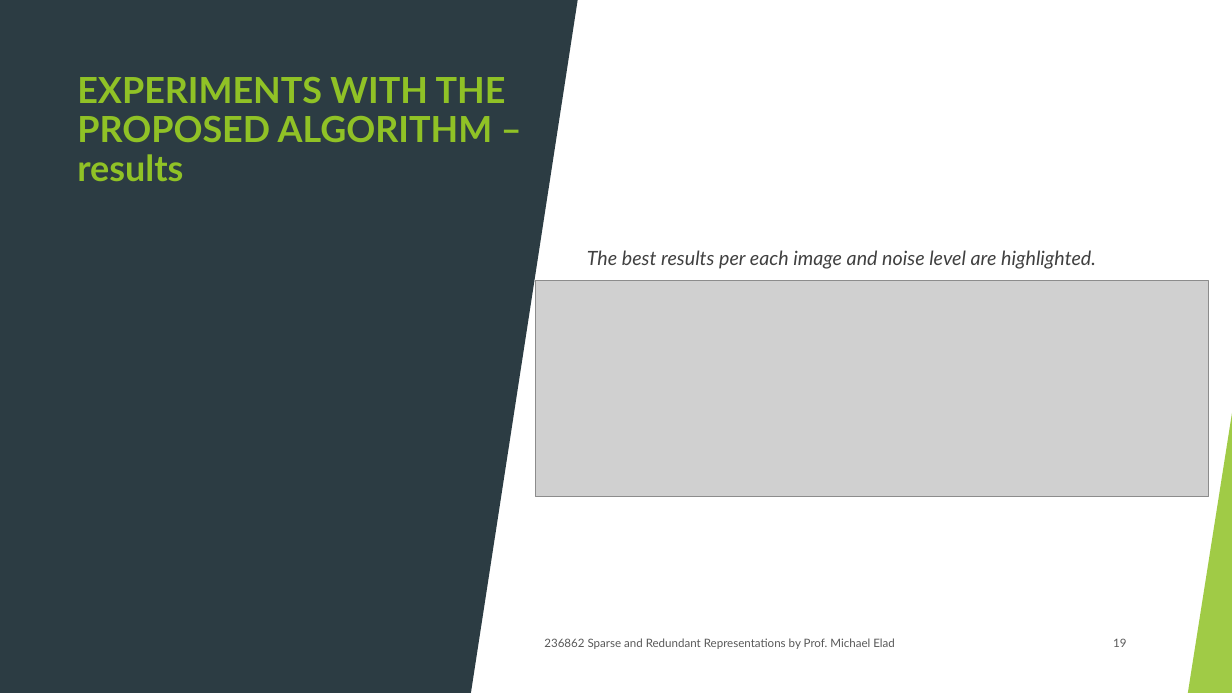
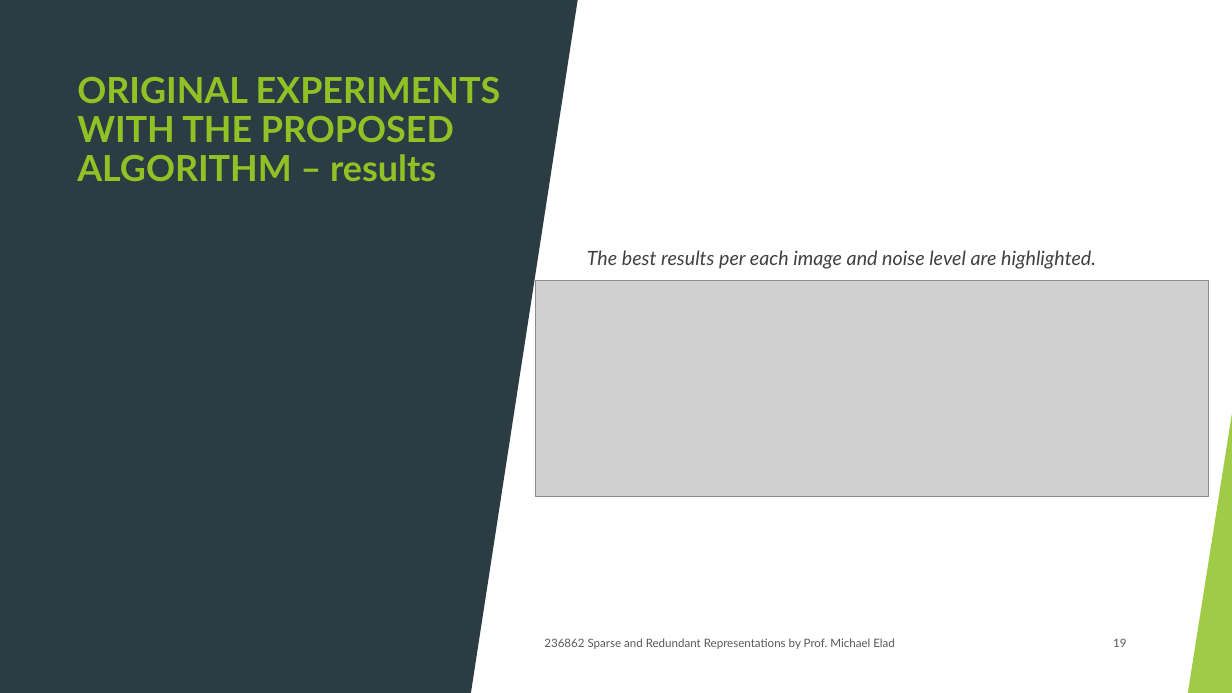
Before and after one commit to neryah/PATCH-DISAGREEMENT-AS-A-WAY-TO-IMPROVE-K-SVD-DENOISING-implementation-and-improvement, a slide deck: slide 19 of project presentation.pptx. Drawn at 1232x693 pixels with LibreOffice and Linux fonts; fonts in the diff are those of the drawing; grey boxes stand for pictures. Boxes give left, top, right and bottom in pixels: in the first picture for what was removed or moved away, otherwise in the second. Text is boxed around its words. In the diff, an @@ line names an element or a change of style, - is before the commit and + after.

```diff
--- a/project presentation.pptx
+++ b/project presentation.pptx
@@ title at [77, 77, 501, 181]: text changed @@
-EXPERIMENTS WITH THE PROPOSED ALGORITHM – results
+ORIGINAL EXPERIMENTS WITH THE PROPOSED ALGORITHM – results
```
Also in this commit, not shown: 4 other slides changed, 6 slides added, 2 other files.
